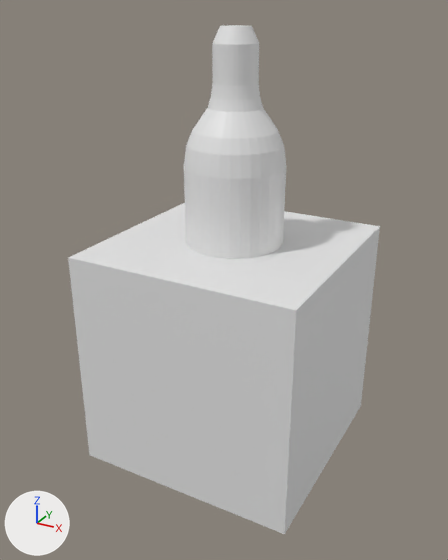
The FBX model Assets/Props/WineBottle6WIP.fbx, before and after one commit.
The view is the same before and after, from a camera (50 mm lens) standing at (2.38, -4.51, 2.86) and looking at (-0.04, -0.12, 0.67). The axes (+X, +Y, +Z) are drawn at lower left. The lights are the same throughout. Where no turn or scale is listed for an object, it has been applied to the vertices.
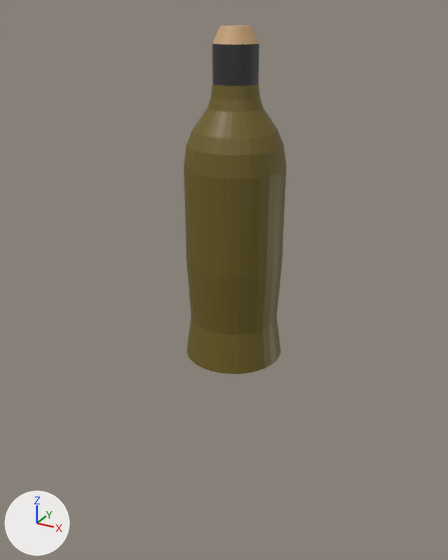
The newer file is also rescaled (x0.218), turned or shifted as a whole; pictures and numbers use the older file's frame.

What differs and where, as boxes (x1, y1, x2, y2) in the pictures (448 x 560 px):
'Cube', deleted
    before: (68, 203, 380, 534)
part 1 of me_cylinder, recoloured (grey to brown)
    both: (184, 84, 286, 259)
part 2 of me_cylinder, recoloured
    both: (213, 25, 259, 45)
part 3 of me_cylinder, recoloured (grey to black)
    both: (212, 43, 259, 86)

The change, as a list of edits to the scene's bpy script:
```text
Add mat_material_001:
    mat_material_001 = principled_material('Material.001')
    mat_material_001.base_color = (0.151, 0.11, 0.0127)  # brown #6c5d1e
Add mat_material_003:
    mat_material_003 = principled_material('Material.003')
    mat_material_003.base_color = (0.591, 0.371, 0.188)  # brown #caa478
Add mat_material_002:
    mat_material_002 = principled_material('Material.002')
    mat_material_002.base_color = (0.0339, 0.0339, 0.0339)  # black #343434
Change me_cylinder:
    where me_cylinder.from_pydata(...)  # 384 vertices, 354 faces; spans x -0.44..0.44, y -0.44..0.44, z -1.08..1.73
    used by ob_cylinder; location = (0.0, 0.0, 1.0)
    me_cylinder part 1: all 289 faces centred in x -0.42..0.42, y -0.42..0.42, z -1.08..1.27 switch from no material to mat_material_001 (brown #6c5d1e)
    me_cylinder part 2: all 33 faces centred in x -0.15..0.15, y -0.15..0.15, z 1.67..1.73 switch from no material to mat_material_003 (brown #caa478)
    me_cylinder part 3: all 32 faces centred in x -0.18..0.18, y -0.18..0.18, z 1.46 switch from no material to mat_material_002 (black #343434)
Remove ob_cube:
    ob_cube = bpy.data.objects.new('Cube', me_cube)
    ob_cube.location = (0.0, 0.0, 0.0)
```
